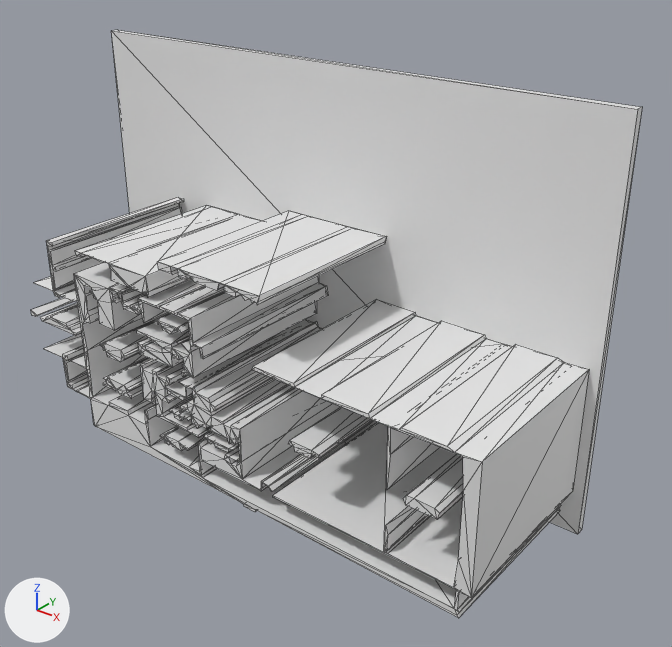
The glTF model version one/out_3d/73_13.glb as it was, and as the next commit left it.
Before and after are seen from a camera (50 mm lens) standing at (14.59, -11.66, 9.33) and looking at (6.14, -1.09, 2.78). Lighting does not change. The marker at lower left points along +X, +Y and +Z. Mesh edges are drawn as thin lines. Where no turn or scale is listed for an object, it has been applied to the vertices. Vertices at the same position are counted once.

Names of what the first picture shows: 'geometry_0'.
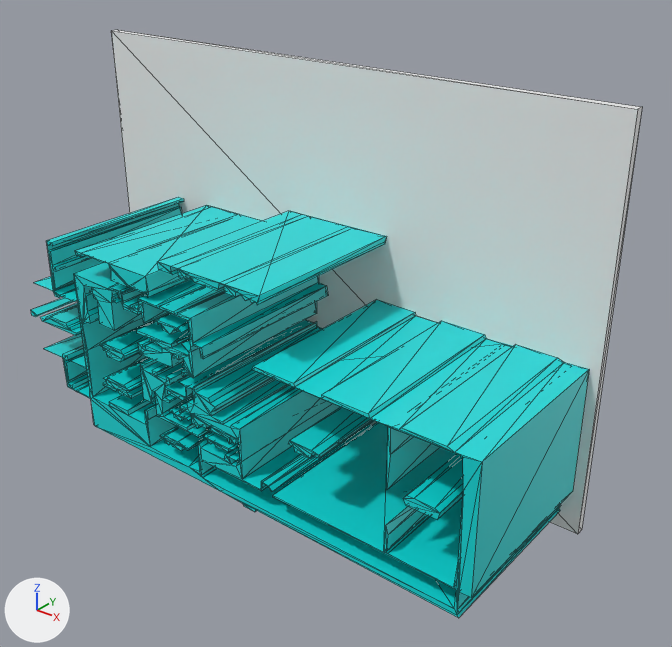
Diff of the bpy script that builds the scene:
```diff
--- a/version one/out_3d/73_13.glb.py
+++ b/version one/out_3d/73_13.glb.py
@@ mat_defaultmaterial @@
+mat_defaultmaterial = bpy.data.materials.new('DefaultMaterial')
+mat_defaultmaterial.use_nodes = True; mat_defaultmaterial.node_tree.nodes.clear()
+_N = mat_defaultmaterial.node_tree.nodes; _L = mat_defaultmaterial.node_tree.links
+n0 = _N.new('ShaderNodeOutputMaterial'); n0.name = 'Material Output'
+n1 = _N.new('ShaderNodeBsdfPrincipled'); n1.name = 'Principled BSDF'
+n2 = _N.new('ShaderNodeVertexColor'); n2.name = 'Color Attribute'
+_L.new(n1.outputs[0], n0.inputs[0])  # 'BSDF' to 'Surface'
+_L.new(n2.outputs[0], n1.inputs[0])  # 'Color' to 'Base Color'
@@ me_geometry_0 @@
 # used by ob_geometry_0; location = (0.0, 0.0, 0.0)
-me_geometry_0.from_pydata(...)  # 986 vertices, 1904 faces; spans x 0.0..10.23, y -3.15..0.0, z 0.0..6.65
+me_geometry_0.from_pydata(...)  # 988 vertices, 1908 faces; spans x 0.0..10.23, y -3.15..0.0, z 0.0..6.65
+# me_geometry_0 part 1: 2 vertices removed from x 5.91, y -3.15..-0.15, z 0.31; 2 vertices added at x 5.9, y -3.15..-0.15, z 0.31
+# me_geometry_0 part 2: 2 vertices added at x 4.95, y -3.15..-0.15, z 2.03
+# me_geometry_0 part 3: 1376 faces spanning x 0.0..10.23, y -3.15..0.0, z 0.0..6.65 switch from no material to mat_defaultmaterial
```

What differs and where, as boxes [x1, y1, x2, y2] in the pictures (672 x 647 px; the box of a moved part takes in the faces that stretch with it):
part 1 of me_geometry_0, moved or reshaped
    before: [204, 478, 255, 510]
    after: [231, 497, 255, 512]
part 2 of me_geometry_0, added (cyan)
    after: [192, 322, 318, 404]
part 3 of me_geometry_0, recoloured (grey to cyan)
    both: [31, 31, 607, 618]
